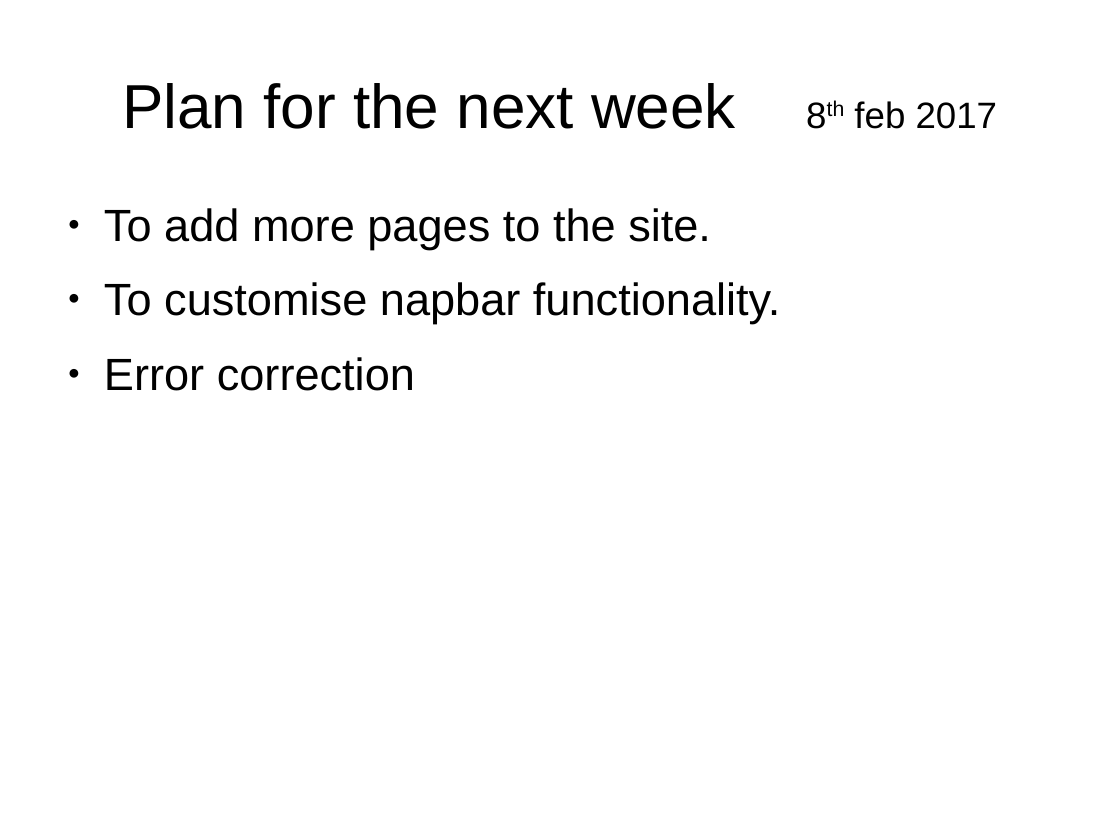
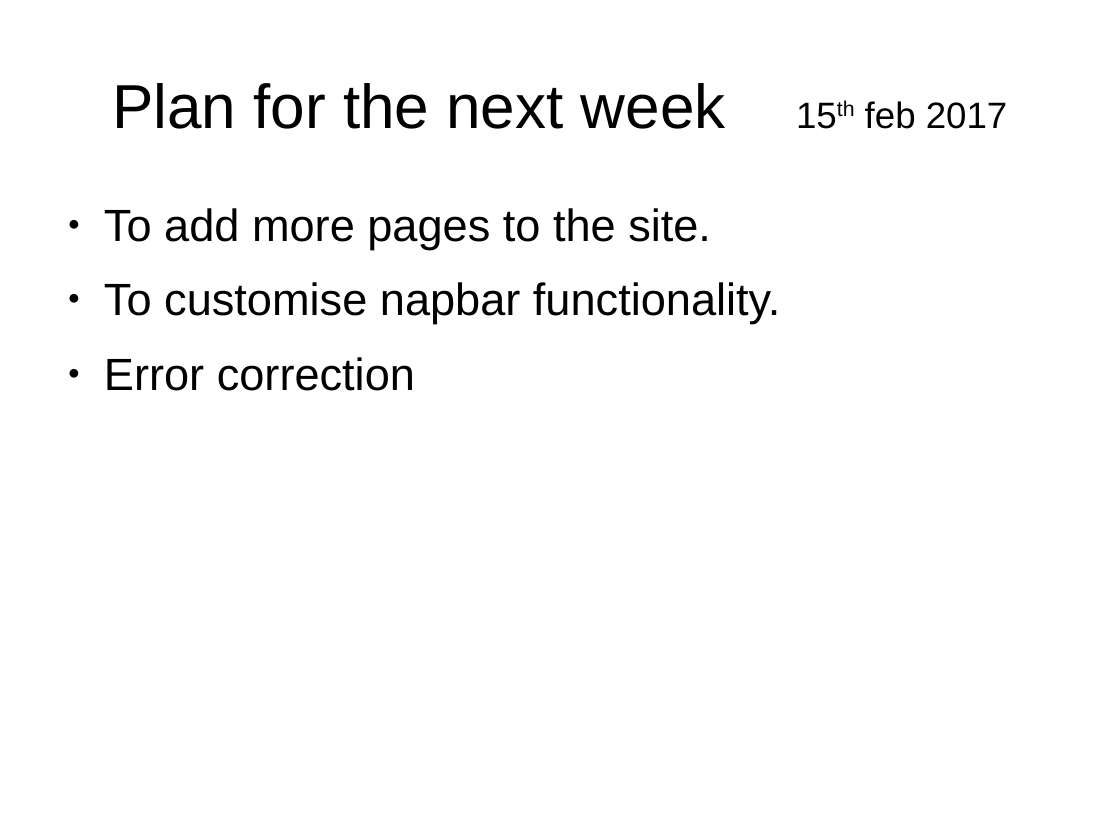
Before and after one commit to pandusonu2/WebTech, a slide deck: slide 16 of Presentation.odp. Drawn at 1120x840 pixels with LibreOffice and Linux fonts; fonts in the diff are those of the drawing. Boxes give left, top, right and bottom in pixels: in the first picture for what was removed or moved away, otherwise in the second. Text is boxed around its words. In the diff, an @@ line names an element or a change of style, - is before the commit and + after.

```diff
--- a/Presentation.odp
+++ b/Presentation.odp
@@ title at [112, 83, 1008, 129]: text changed @@
-Plan for the next week 8th feb 2017
+Plan for the next week 15th feb 2017
```
Also in this commit, not shown: 5 slides added, 5 other files.
